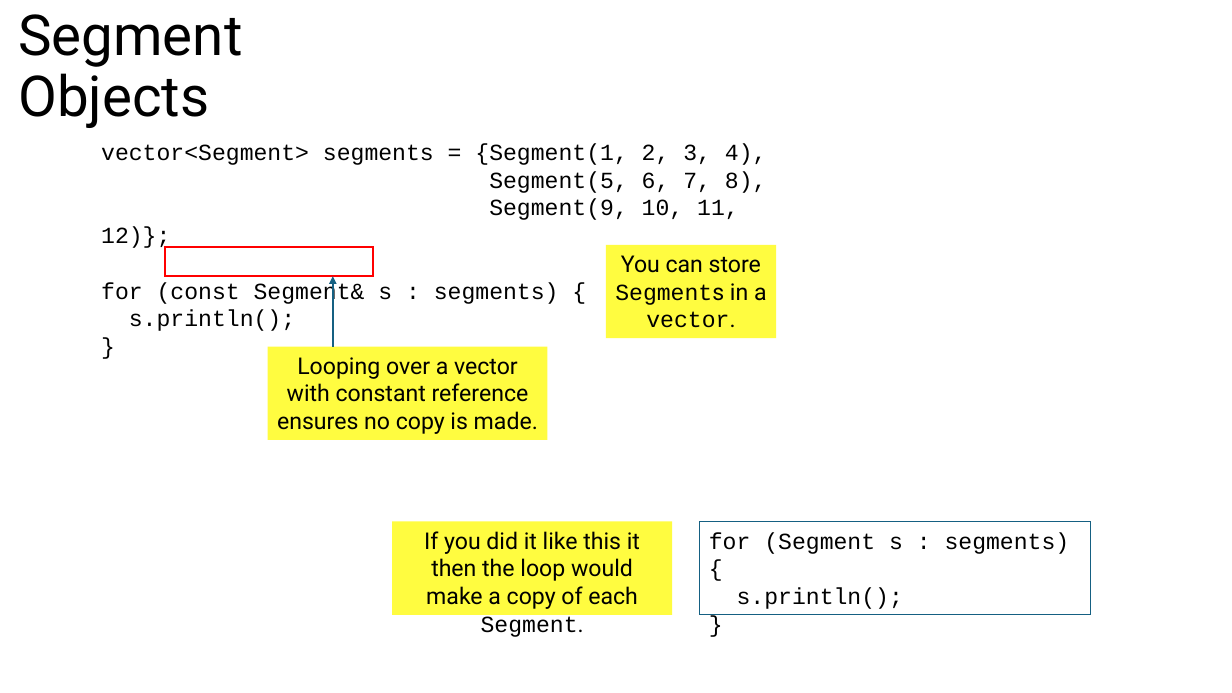
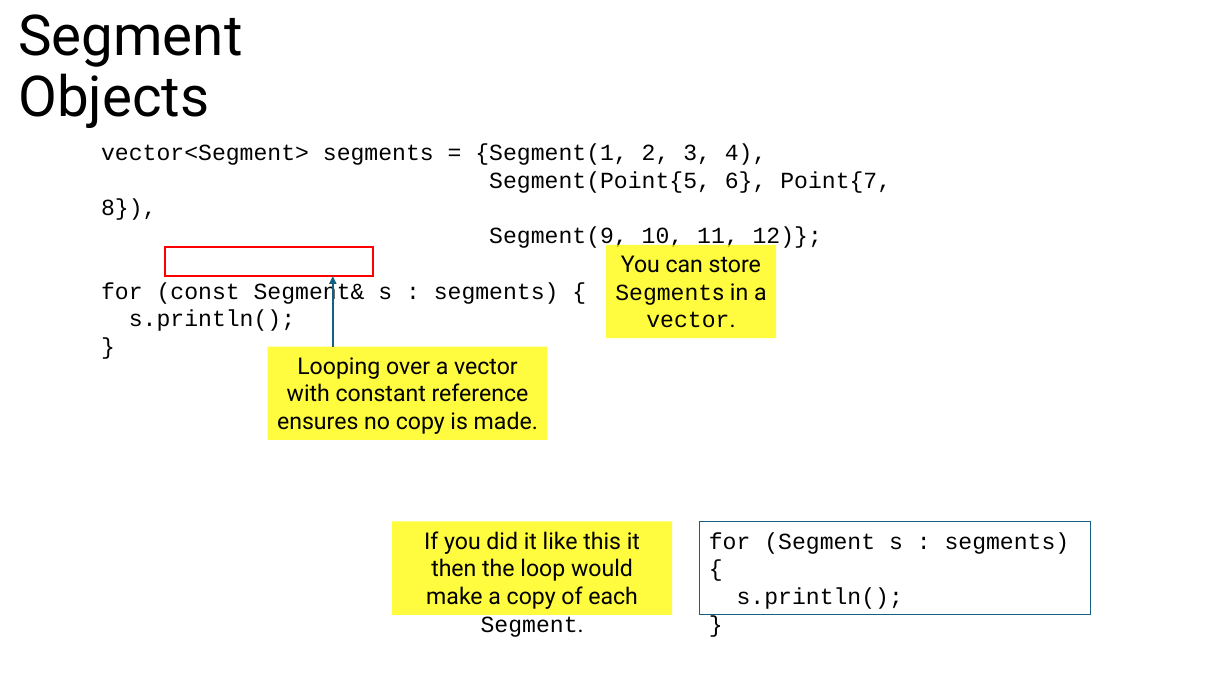
Before and after one commit to tjd1234/cmpt125spring2026, a slide deck: slide 37 of notes/week5/week5.pptx (slide 35 before the commit). Drawn at 1232x693 pixels with LibreOffice and Linux fonts; fonts in the diff are those of the drawing. Boxes give left, top, right and bottom in pixels: in the first picture for what was removed or moved away, otherwise in the second. Text is boxed around its words. In the diff, an @@ line names an element or a change of style, - is before the commit and + after.

```diff
--- a/notes/week5/week5.pptx
+++ b/notes/week5/week5.pptx
@@ text at [101,171,891,220]: text changed @@
-Segment(5, 6, 7, 8),
+Segment(Point{5, 6}, Point{7, 8}),
```
Also in this commit, not shown: 1 other slide changed, 2 slides added, 4 other files.
